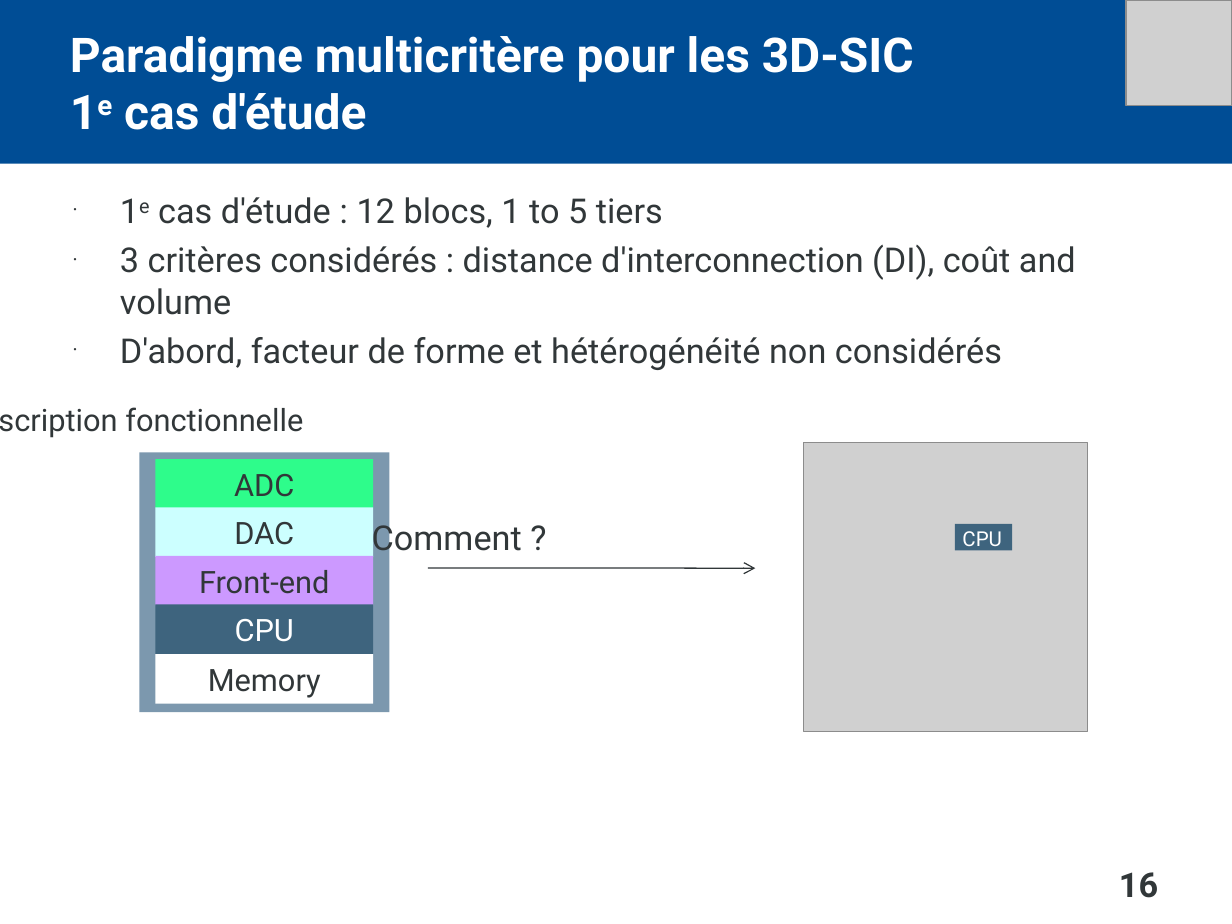
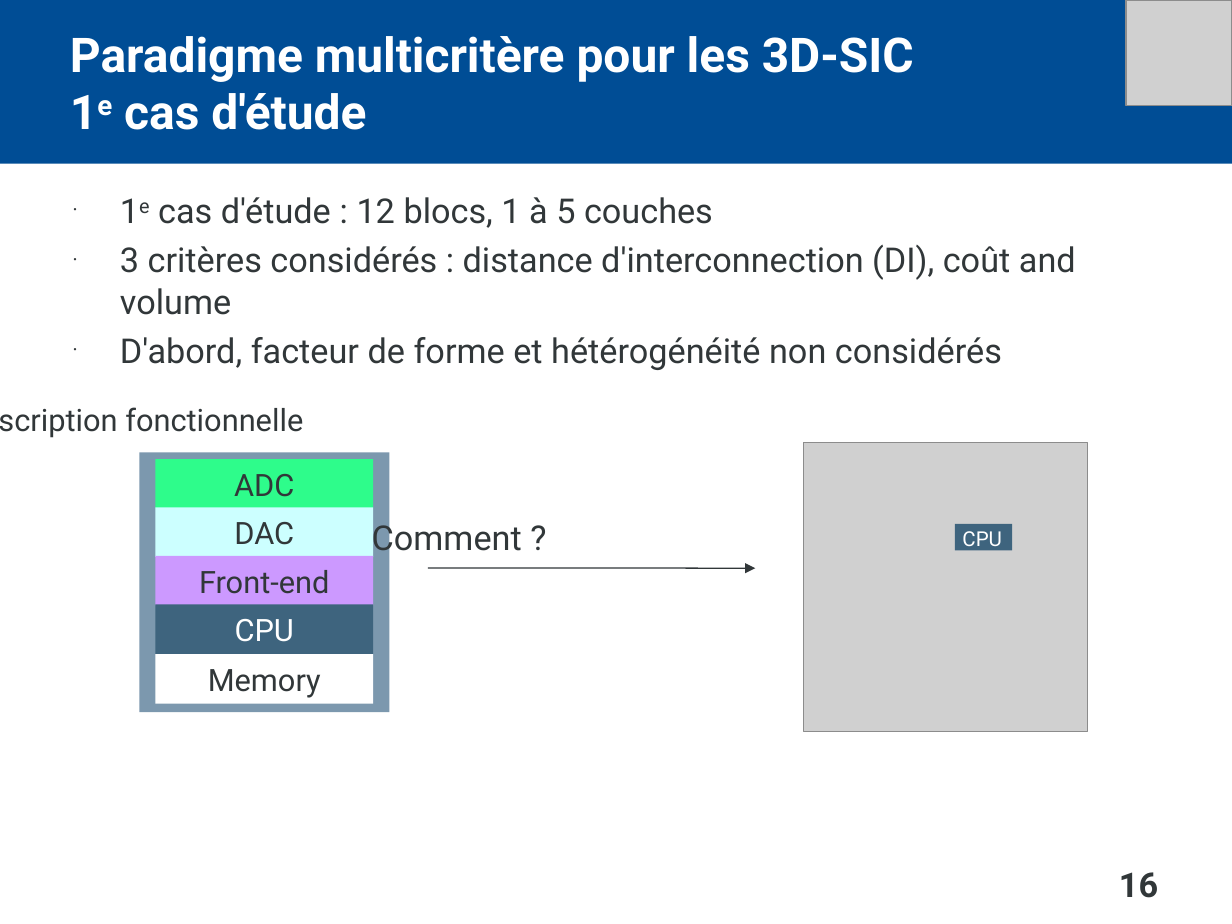
Before and after one commit to Bocko/thesis, a slide deck: slide 16 of thesis_presentation.ppt. Drawn at 1232x924 pixels with LibreOffice and Linux fonts; fonts in the diff are those of the drawing; grey boxes stand for pictures. Boxes give left, top, right and bottom in pixels: in the first picture for what was removed or moved away, otherwise in the second. Text is boxed around its words. In the diff, an @@ line names an element or a change of style, - is before the commit and + after.

```diff
--- a/thesis_presentation.ppt
+++ b/thesis_presentation.ppt
@@ text at box(158, 197, 713, 228): text changed @@
-• 1e cas d'étude : 12 blocs, 1 to 5 tiers
+• 1e cas d'étude : 12 blocs, 1 à 5 couches
@@ arrow (428, 568) - (755, 568): arrowheads changed @@
```
Also in this commit, not shown: 5 other slides changed, 1 other file.
